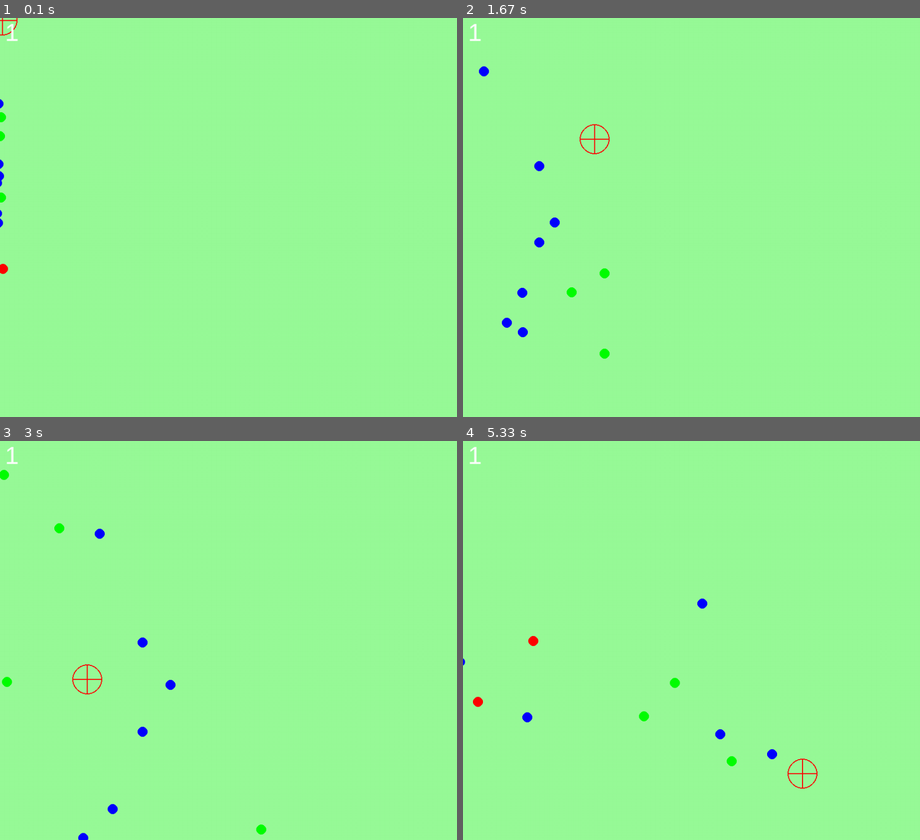
Above: before the commit, frames 1-4 (two rows, left to right).
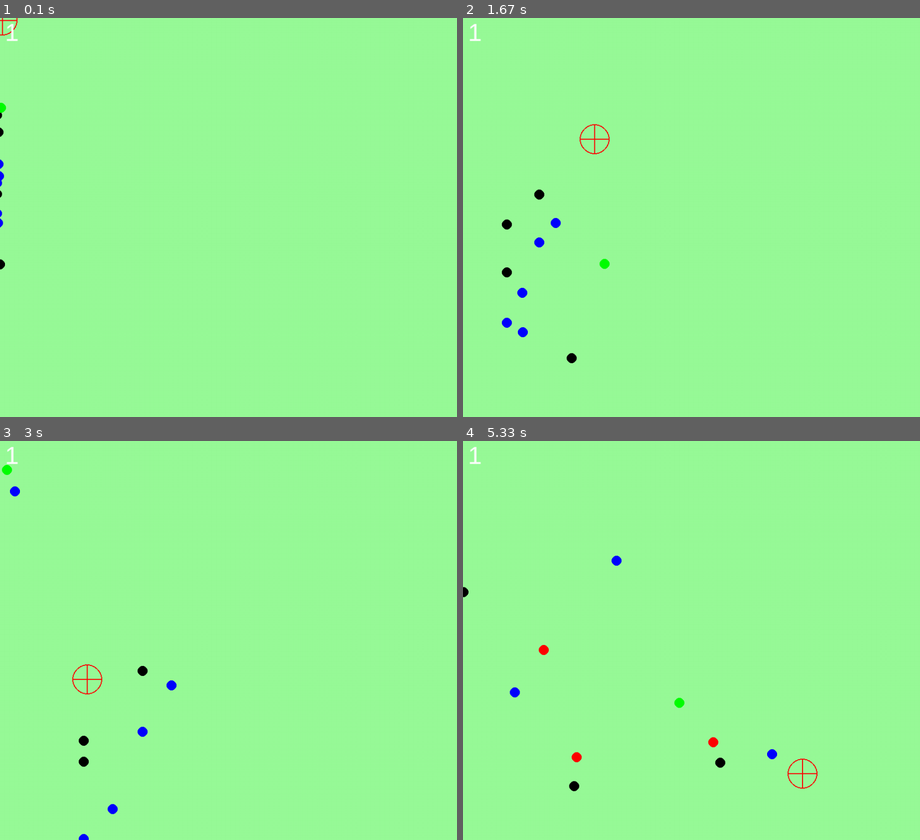
Above: after the commit, the same moments.

Repository: Christens/IT2---Mappe---Christen
Game: pygame game, started from Problemløsning/OOP/Skyteblink_pygame/verden.py
The game is run twice, just before and just after one commit, with the same random seed, the same clock (stepped at 60 frames per second) and the same inputs.
Inputs (mouse positions are in pixels of both pictures, inside the frame that each line leads up to):
- Up to frame 1 (0.1 s): no input
- Up to frame 2 (1.67 s): click (714, 217) at 0.38 s; click (760, 305) at 0.72 s; click (892, 357) at 1.05 s; click (595, 137) at 1.38 s
- Up to frame 3 (3 s): click (246, 688) at 1.72 s; click (178, 556) at 2.05 s; click (420, 744) at 2.38 s; click (86, 680) at 2.72 s
- Up to frame 4 (5.33 s): click (568, 564) at 3.05 s; click (595, 712) at 3.38 s; click (888, 732) at 3.72 s; click (558, 788) at 4.05 s; click (554, 664) at 4.38 s; click (741, 752) at 4.72 s; click (801, 772) at 5.05 s

The runs differ from the first frame. In frame 1, 0.2% of the frame differs, in the area x 0-2%, y 20-65%; in frame 2, 0.5%; in frame 3, 0.5%; in frame 4, 0.8%, in the area x 0-60%, y 28-88%.

Commit message:
Tilbakemeldinger til skyteblink.

Diff:
--- a/Problemløsning/OOP/Skyteblink_pygame/blink.py
+++ b/Problemløsning/OOP/Skyteblink_pygame/blink.py
@@ -66,11 +66,14 @@
             self._poeng = 3
             self._xFart = randint(7,10)/3
             self._yFart = randint(7,10)/3
-        else:
+        elif farge == "roed":
             self._farge = ((255,0,0))
             self._poeng = 5
             self._xFart = randint(10,13)/3
             self._yFart = randint(10,13)/3
+        else:
+            self._farge = ((0,0,0))
+            self._poeng = -5
 
     def opprett(self, vindu):
         pg.draw.circle(vindu, self._farge, (self._xPos,self._yPos), 10)
--- a/Problemløsning/OOP/Skyteblink_pygame/verden.py
+++ b/Problemløsning/OOP/Skyteblink_pygame/verden.py
@@ -13,13 +13,15 @@
 font = pg.font.SysFont("Arial", 50)
 
 def bestem_farge():
-    n = randint(1,30)
+    n = randint(1,35)
     if n < 21:
         return "blaa"
     elif 20 < n < 29:
         return "groenn"
+    elif n == 30 or n == 31:
+        return "roed"
     else:
-        return "roed"
+        return "svart"
 
 for i in range(10):
     ny_blink = Blink()
Not shown, changed: Modellering_og_representasjon/brukervennlighet.md
